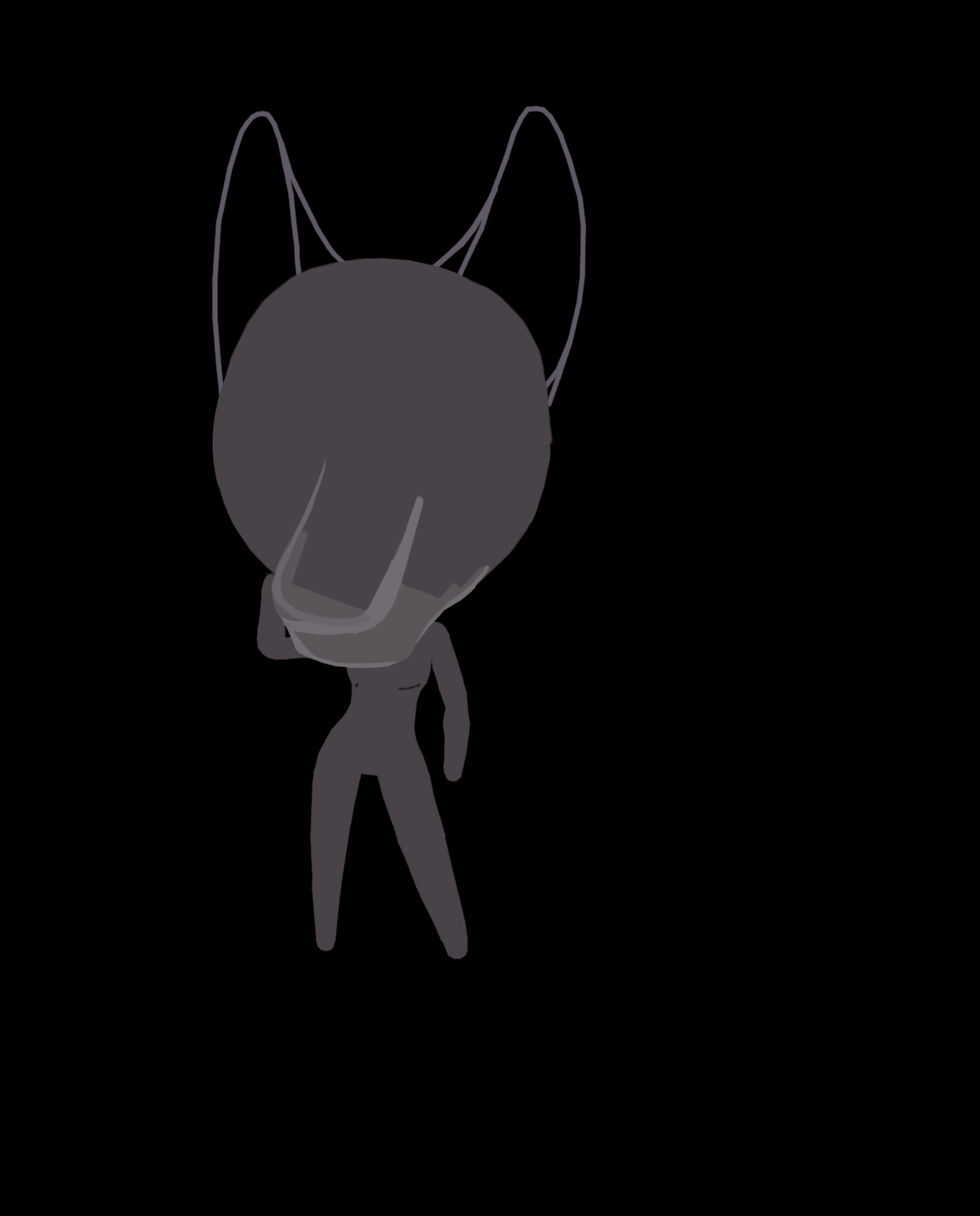
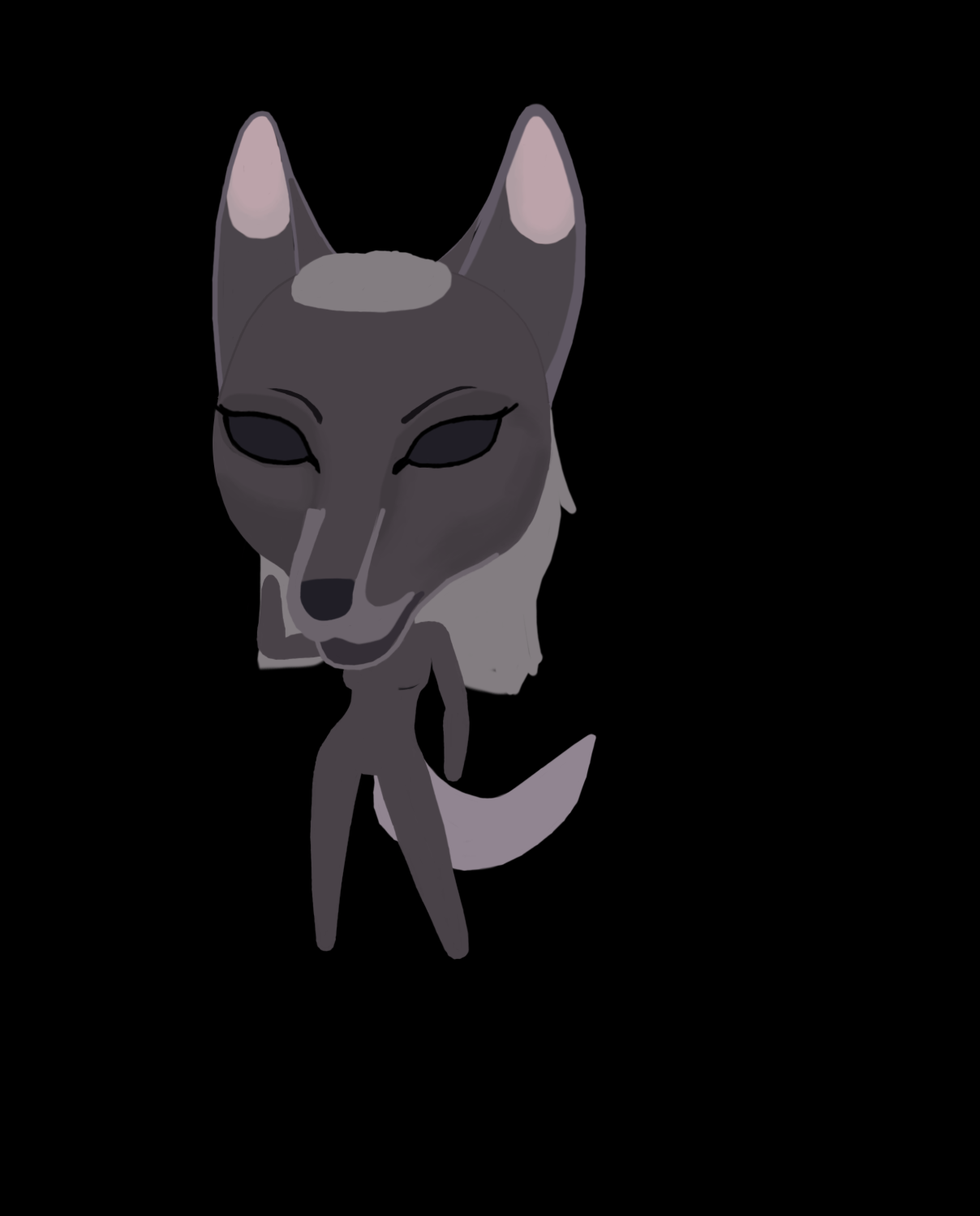
Comparing the layer stacks of the two 980px x 1216px images. Changes:
added layer "LINES" above "HAIR" over [213, 399, 519, 477]
added layer "HAIR" above "BASE #2" over [290, 248, 454, 313]
painted on "BASE #2" over [284, 503, 501, 674]
removed layer "Pasted Layer #1" over [257, 450, 491, 669]
added layer "NOES" above "EYES" over [295, 577, 357, 625]
added layer "EYES" above "FLOOF" over [223, 411, 502, 468]
painted on "BASE" over [214, 176, 555, 960]
added layer "PARTY_IN_THE_BACK" above "TAIL" over [213, 398, 578, 697]
added layer "TAIL" above "ears" over [372, 733, 597, 872]
renamed "BASE #1" to "ears", painted on it over [214, 102, 587, 412]
added layer "FLOOF #1" above "Background" over [216, 109, 584, 391]
